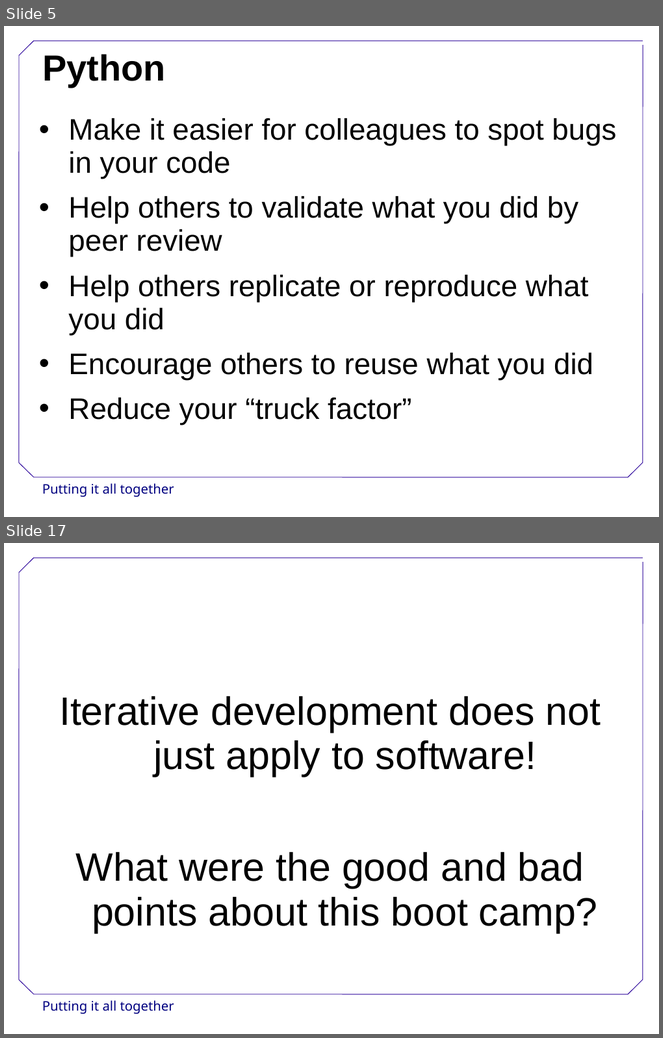
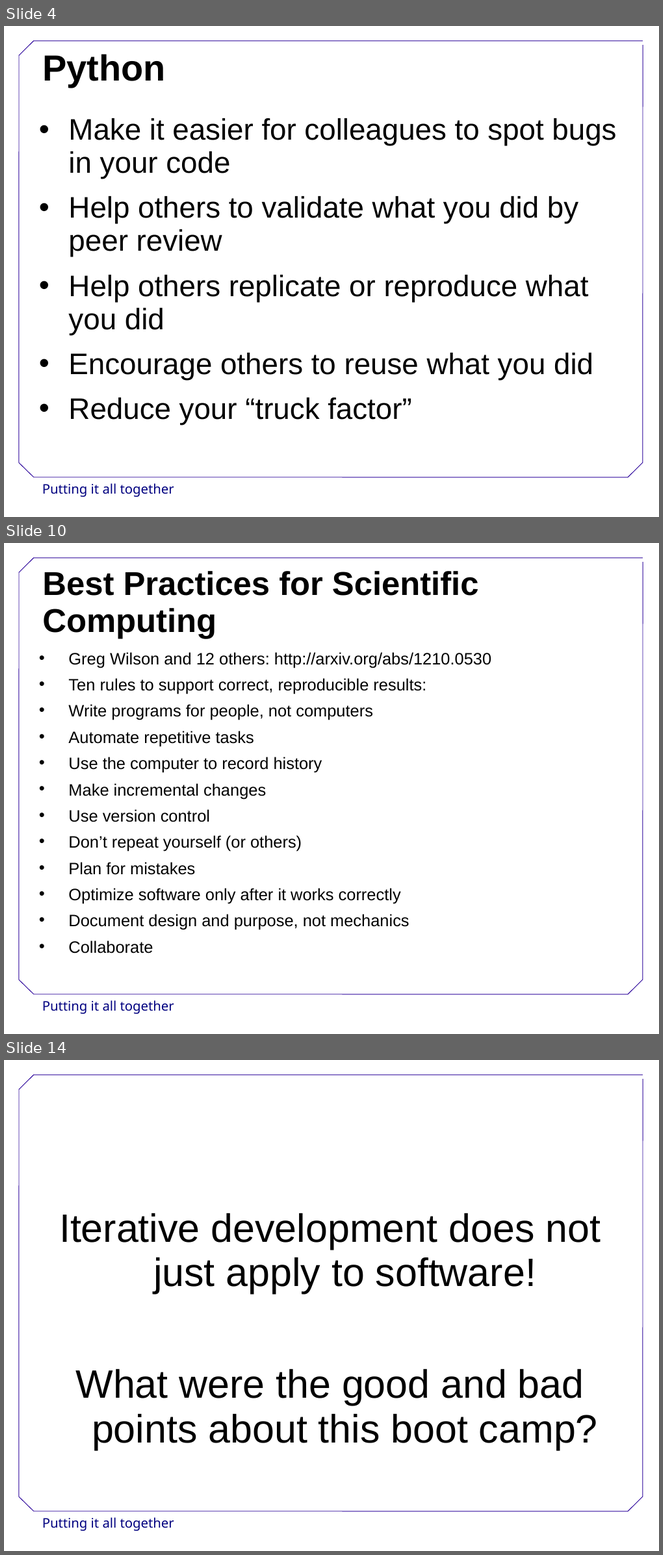
Before and after one commit to swcarpentry/DEPRECATED-boot-camps, a slide deck: slides/PuttingItAllTogether.ppt. Shown one above the other, each under a label of ours: slides 5 and 17 before the commit, slides 4, 10 and 14 after it; the slides between them are not shown. The pictures are 663x1038 and 663x1555 pixels, drawn with LibreOffice and Linux fonts; fonts in the diff are those of the drawing; background and template pictures are left out. Boxes give left, top, right and bottom in pixels: in the first picture for what was removed or moved away, otherwise in the second. Text is boxed around its words. In the diff, an @@ line names an element or a change of style, - is before the commit and + after.

```diff
--- a/slides/PuttingItAllTogether.ppt
+++ b/slides/PuttingItAllTogether.ppt
@@ slide 10 added at (4,543,659,1034), background #FFFFFF; not listed: 9 template elements that a slide beside it also shows @@
@@ title added at (42,571,479,639), 40 pt, text #000000, bold @@
+Best Practices for Scientific Computing
@@ text added at (68,652,492,954), 20 pt, text #000000 @@
+• Greg Wilson and 12 others: http://arxiv.org/abs/1210.0530
+• Ten rules to support correct, reproducible results:
+• Write programs for people, not computers
+• Automate repetitive tasks
+• Use the computer to record history
+• Make incremental changes
+• Use version control
+• Don’t repeat yourself (or others)
+• Plan for mistakes
+• Optimize software only after it works correctly
+• Document design and purpose, not mechanics
+• Collaborate
@@ what was slide 5 is now slide 4 @@
@@ what was slide 17 is now slide 14 @@
```
Also in this commit, not shown: 5 slides changed, 5 other slides added, 11 slides removed, 6 other files.
